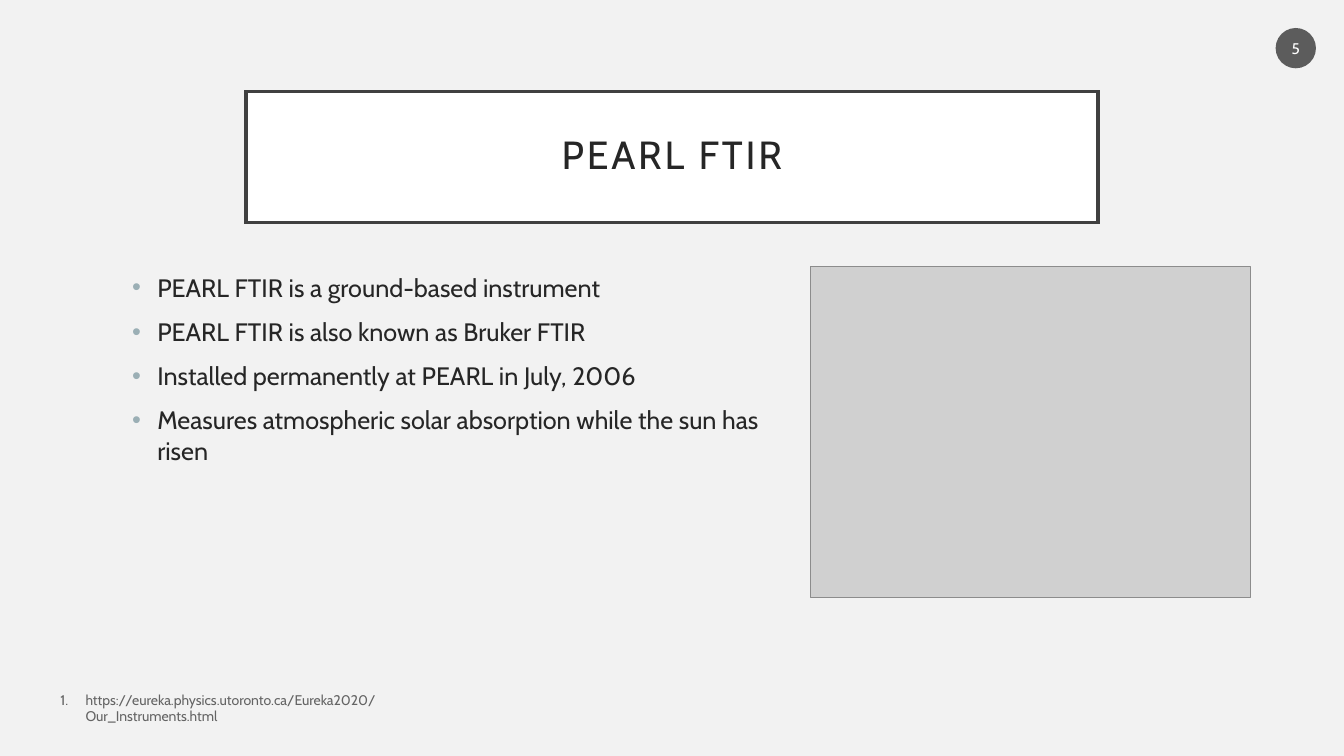
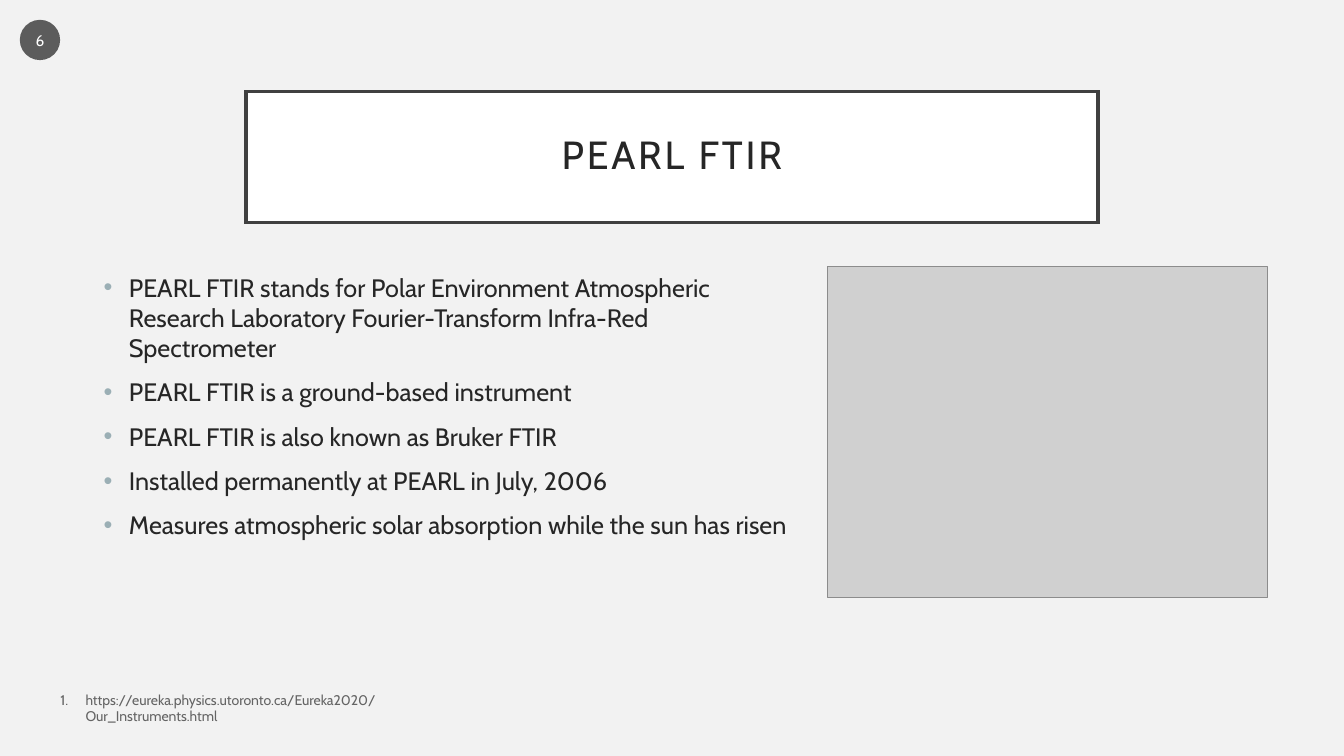
Before and after one commit to Sallamsaka/ozone-measurement-comparison, a slide deck: slide 6 of Midterm Presentation1.pptx (slide 5 before the commit). Drawn at 1344x756 pixels with LibreOffice and Linux fonts; fonts in the diff are those of the drawing; grey boxes stand for pictures. Boxes give left, top, right and bottom in pixels: in the first picture for what was removed or moved away, otherwise in the second. Text is boxed around its words. In the diff, an @@ line names an element or a change of style, - is before the commit and + after.

```diff
--- a/Midterm Presentation1.pptx
+++ b/Midterm Presentation1.pptx
@@ page number added at [20,20,60,60], fill #1D1D1D at 70% opacity, 11 pt, text #FFFFFF @@
+6
@@ page number removed at [1276,28,1317,69] @@
-5
@@ text "PEARL FTIR stands for Polar ...": place and size @@
-text "PEARL FTIR stands for Polar ..." at [157,278,758,461]
+text "PEARL FTIR stands for Polar ..." at [129,278,787,540]
@@ picture: place and size @@
-picture at [811,267,1251,598]
+picture at [828,267,1268,598]
@@ text at [129,278,710,363]: paragraph added @@
+• PEARL FTIR stands for Polar Environment Atmospheric Research Laboratory Fourier-Transform Infra-Red Spectrometer
```
Also in this commit, not shown: 12 other slides changed, 1 slide added, 1 slide removed, 21 other files.
